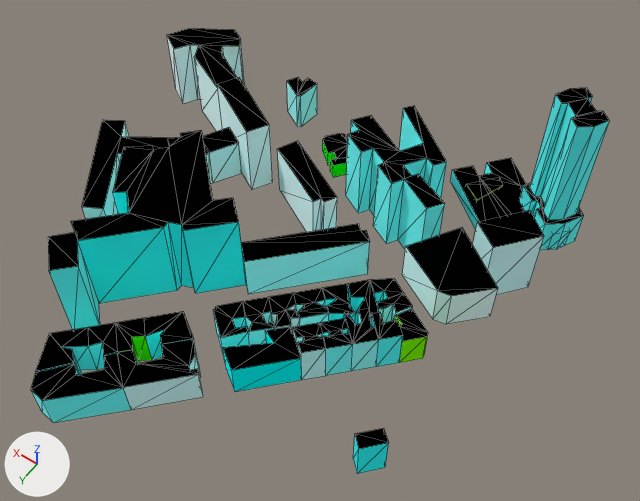
Two versions of the glTF model web/public/assets/cities/paris/tiles/-10_-6.far.glb, one commit apart.
One viewpoint serves both versions: a camera (50 mm lens) standing at (-2631.0, -1172.0, 419.0) and looking at (-2455.0, -1417.0, 33.0). Every picture has the same lights, and +X, +Y and +Z are marked at lower left. The picture after the commit comes second. Mesh edges are drawn as thin lines. Where no turn or scale is listed for an object, it has been applied to the vertices. Vertices at exactly the same position are counted once.

The older version as bpy lines, for what is in view:
```python
me_10__6_far = bpy.data.meshes.new('-10_-6_far')
me_10__6_far.from_pydata(...)  # 624 vertices, 976 faces; spans x -143.0..143.0, y -149.0..149.0, z -49.0..49.0
# faces by material slot: [692, 284]
me_10__6_far.materials.append(mat_facade)
me_10__6_far.materials.append(mat_roof)
ob_10__6_far = bpy.data.objects.new('-10_-6_far', me_10__6_far)
ob_10__6_far.location = (-2418.5, -1414.1, 49.0)
```
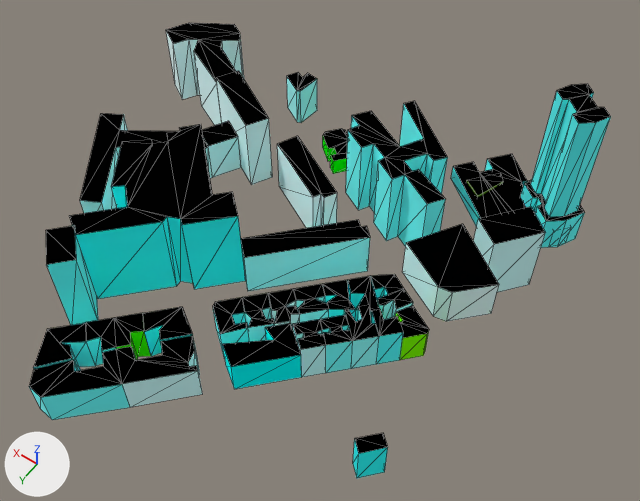
Patch to the scene script:
```diff
--- a/web/public/assets/cities/paris/tiles/-10_-6.far.glb.py
+++ b/web/public/assets/cities/paris/tiles/-10_-6.far.glb.py
@@ me_10__6_far @@
 # used by ob_10__6_far; location = (-2418.5, -1414.1, 49.0)
-me_10__6_far.from_pydata(...)  # 624 vertices, 976 faces; spans x -143.0..143.0, y -149.0..149.0, z -49.0..49.0
+me_10__6_far.from_pydata(...)  # 684 vertices, 976 faces; spans x -143.0..143.0, y -149.0..149.0, z -53.0..53.0
+# me_10__6_far part 1: the loose piece of 10 vertices spanning x -128.0..-72.0, y -67.0..-21.0, z -49.0..-22.0 is moved by (0.0, 0.0, 5.0)
+# me_10__6_far part 2: the loose piece of 8 vertices spanning x -136.0..-102.0, y -84.0..-49.0, z -49.0..-2.0 is moved by (0.0, 0.0, 4.0)
+# me_10__6_far part 3: the loose piece of 8 vertices spanning x 46.0..73.0, y 76.0..103.0, z -49.0..8.0 is moved by (0.0, 0.0, 6.0)
+# me_10__6_far part 4: the loose piece of 14 vertices spanning x 48.0..66.0, y -120.0..-101.0, z -49.0..-22.0 is moved by (0.0, 0.0, 5.0)
+# me_10__6_far part 5: the loose piece of 8 vertices spanning x -129.0..-113.0, y 64.0..80.0, z -49.0..-21.0 is moved by (0.0, 0.0, -4.0)
+# me_10__6_far part 6: the loose piece of 12 vertices spanning x -24.0..27.0, y -61.0..-27.0, z -49.0..-12.0 is moved by (0.0, 0.0, 5.0)
+# me_10__6_far part 7: the loose piece of 12 vertices spanning x -55.0..3.0, y -33.0..26.0, z -49.0..-18.0 is moved by (0.0, 0.0, 5.0)
+# me_10__6_far part 8: the loose piece of 44 vertices spanning x -83.0..-5.0, y -112.0..-47.0, z -49.0..5.0 is moved by (0.0, 0.0, 5.0)
+# me_10__6_far part 9: the loose piece of 26 vertices spanning x -19.0..25.0, y -117.0..-77.0, z -49.0..-38.0 is moved by (0.0, 0.0, 5.0)
+# me_10__6_far part 10: the loose piece of 56 vertices spanning x -143.0..-103.0, y -138.0..-100.0, z -49.0..49.0 is moved by (0.0, 0.0, 4.0)
+# me_10__6_far part 11: the loose piece of 36 vertices spanning x -128.0..-57.0, y -149.0..-83.0, z -49.0..-38.0 is moved by (0.0, 0.0, 5.0)
+# me_10__6_far part 12: the loose piece of 8 vertices spanning x -89.0..-70.0, y -129.0..-104.0, z -49.0..-38.0 is moved by (0.0, 0.0, 5.0)
+# me_10__6_far part 13: the loose piece of 76 vertices spanning x -29.0..51.0, y 67.0..149.0, z -49.0..-25.0 is rebuilt with 40 vertices and now spans x -29.0..39.0, y 77.0..149.0, z -45.0..-20.0
+# me_10__6_far part 14: the loose piece of 68 vertices spanning x -2.0..139.0, y -54.0..80.0, z -49.0..8.0 is rebuilt with 40 vertices and now spans x -2.0..86.0, y -20.0..80.0, z -43.0..14.0
+# me_10__6_far part 15: the loose piece of 32 vertices spanning x 34.0..143.0, y -112.0..-39.0, z -49.0..2.0 is rebuilt with 26 vertices and now spans x 75.0..143.0, y -112.0..-61.0, z -44.0..4.0
+# me_10__6_far part 16: 197 vertices removed from x -111.0..-9.0, y -17.0..80.0, z -49.0..-22.0; 287 vertices added at x -111.0..51.0, y -17.0..139.0, z -45.0..-17.0
+# me_10__6_far part 17: 40 vertices added at x 34.0..139.0, y -74.0..47.0, z -43.0..8.0
+# other edits to the shape of me_10__6_far do not show in these pictures
 me_10__6_far.materials.append(mat_facade)
@@ ob_10__6_far @@
 ob_10__6_far = bpy.data.objects.new('-10_-6_far', me_10__6_far)
-ob_10__6_far.location = (-2418.5, -1414.1, 49.0)
+ob_10__6_far.location = (-2418.5, -1414.1, 47.7)
```

Changed parts and their boxes (x1, y1, x2, y2) in the pictures (640 x 501 px; the box of a moved part takes in the faces that stretch with it):
'-10_-6_far', reshaped, moved: before (31, 28, 610, 474); after (29, 23, 611, 478)
part 1 of me_10__6_far, moved or reshaped: before (402, 228, 498, 324); after (402, 224, 499, 321)
part 2 of me_10__6_far, moved or reshaped: before (473, 210, 544, 295); after (473, 207, 546, 292)
part 3 of me_10__6_far, moved or reshaped: before (48, 232, 100, 330); after (46, 226, 98, 325)
part 4 of me_10__6_far, moved or reshaped: before (287, 77, 317, 127); after (287, 72, 317, 123)
part 5 of me_10__6_far, moved or reshaped: before (353, 428, 388, 474); after (353, 433, 388, 478)
part 6 of me_10__6_far, moved or reshaped: before (277, 141, 337, 232); after (277, 136, 337, 228)
part 7 of me_10__6_far, moved or reshaped: before (241, 224, 370, 294); after (241, 220, 370, 291)
part 8 of me_10__6_far, moved or reshaped: before (346, 106, 447, 249); after (346, 101, 448, 247)
part 9 of me_10__6_far, moved or reshaped: before (323, 133, 348, 177); after (323, 129, 348, 174)
part 10 of me_10__6_far, moved or reshaped: before (519, 88, 610, 250); after (520, 84, 611, 248)
part 11 of me_10__6_far, moved or reshaped: before (450, 158, 534, 230); after (451, 154, 535, 227)
part 12 of me_10__6_far, moved or reshaped: before (466, 177, 502, 200); after (467, 173, 503, 196)
part 13 of me_10__6_far, rebuilt (24% shorter): before (31, 311, 203, 423); after (29, 335, 203, 420)
part 14 of me_10__6_far, rebuilt: before (71, 120, 246, 303); after (69, 124, 246, 299)
part 15 of me_10__6_far, rebuilt: before (167, 28, 273, 189); after (166, 23, 244, 125)
part 16 of me_10__6_far, moved or reshaped: before (213, 278, 428, 392); after (33, 274, 429, 389)
part 17 of me_10__6_far, added: after (80, 71, 273, 213)
